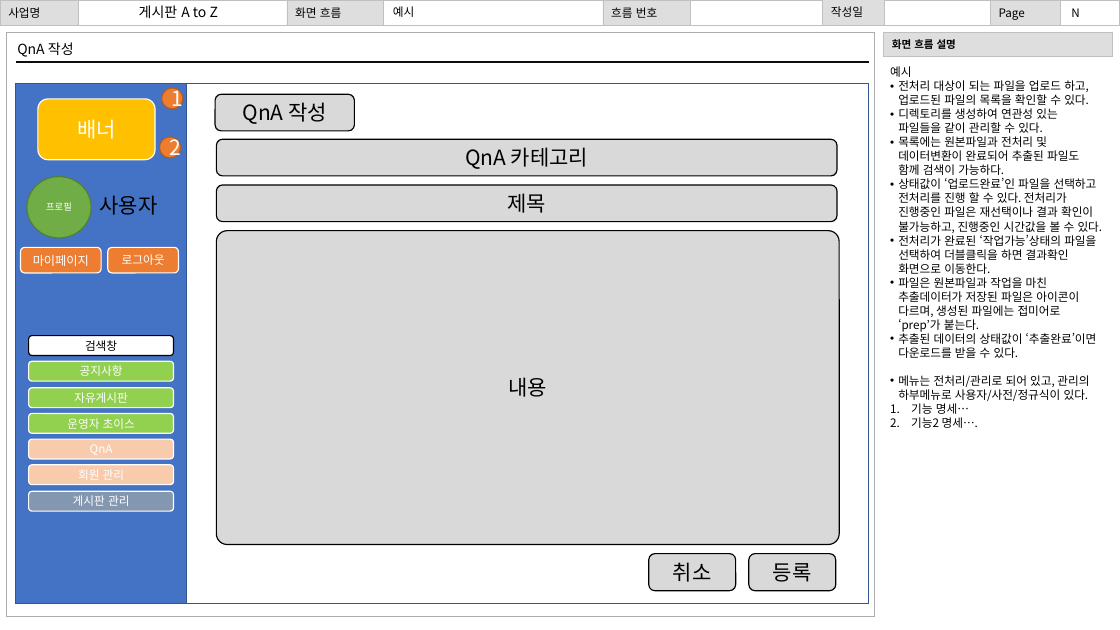
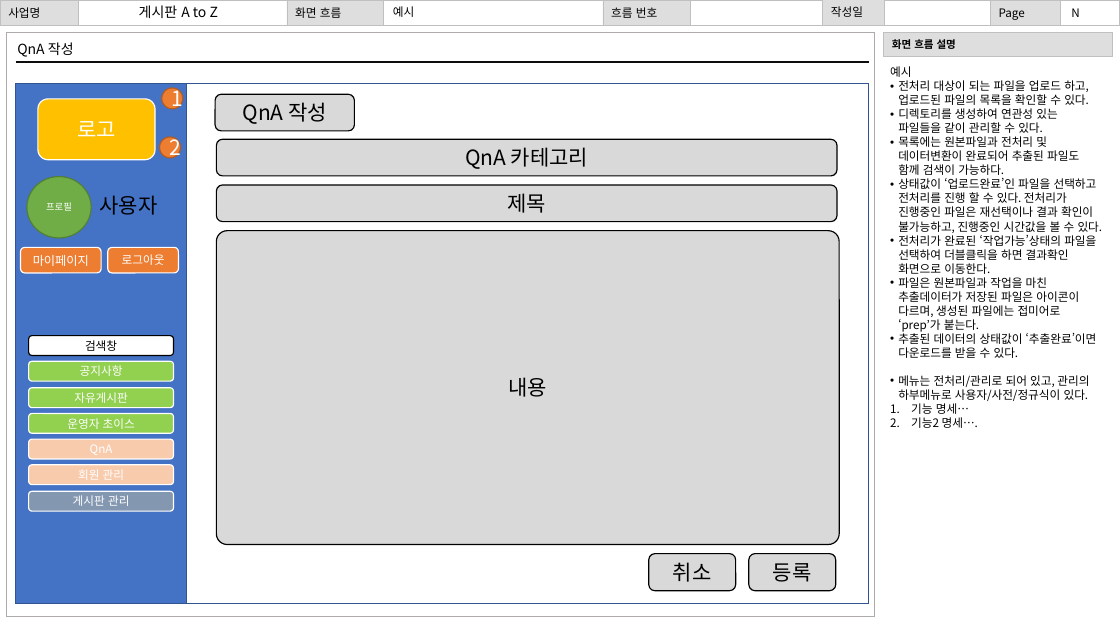
Before and after one commit to gihangShin/test, a slide deck: slide 16 of 문서/화면 설계서/화면설계서 이혁준.pptx. Drawn at 1120x630 pixels with LibreOffice and Linux fonts; fonts in the diff are those of the drawing. Boxes give left, top, right and bottom in pixels: in the first picture for what was removed or moved away, otherwise in the second. Text is boxed around its words. In the diff, an @@ line names an element or a change of style, - is before the commit and + after.

```diff
--- a/문서/화면 설계서/화면설계서 이혁준.pptx
+++ b/문서/화면 설계서/화면설계서 이혁준.pptx
@@ text in rounded rectangle at (77, 121, 116, 137): text changed @@
-배너
+로고
```
Also in this commit, not shown: 14 other slides changed.
